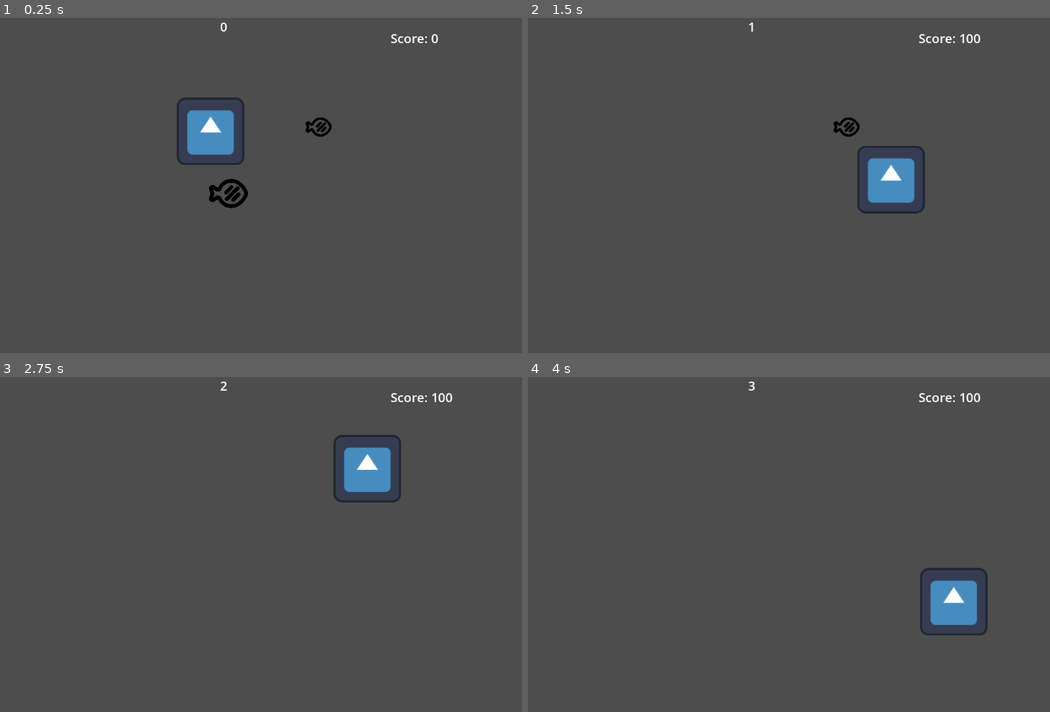
Above: before the commit, frames 1-4 (two rows, left to right).
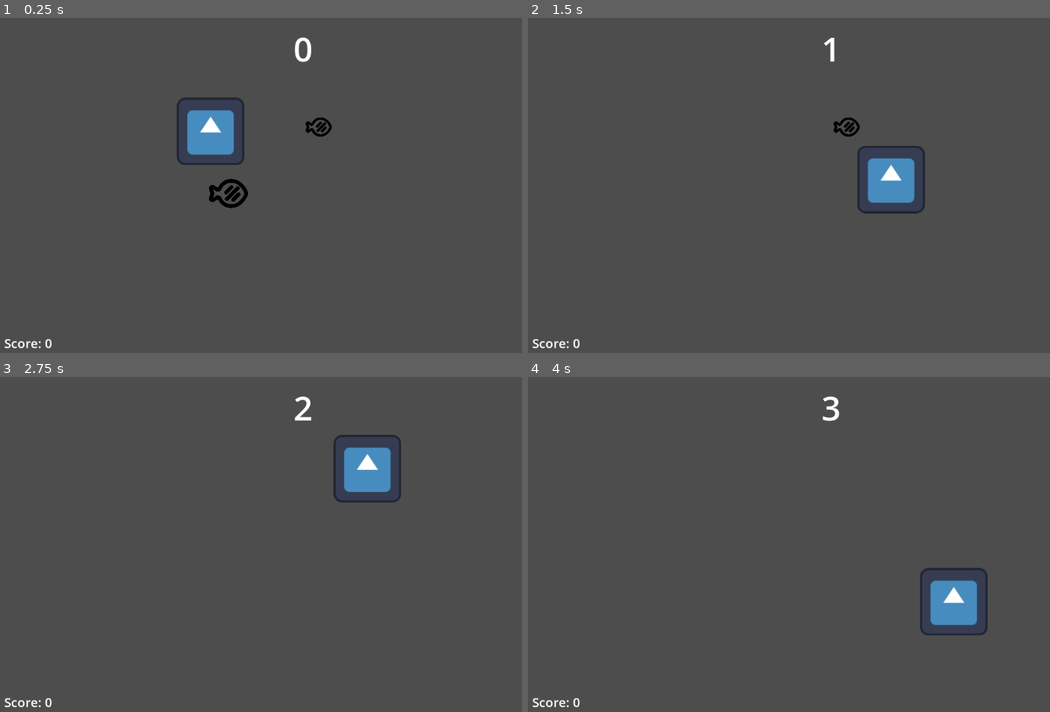
Above: after the commit, the same moments.

Repository: bryanjhdang/gmtk2024
Game: Godot game, scene res://scenes/sandbox.tscn
Same seed, same stepped clock (60 frames per second), same inputs: the game is played once before the commit and once after it. The engine's default icon, where the game draws it, is replaced by a stand-in: a white triangle on a blue panel in a dark square.
Inputs (mouse positions are in pixels of both pictures, inside the frame that each line leads up to):
- Up to frame 1 (0.25 s): no input
- Up to frame 2 (1.5 s): move the mouse to (966, 168) at 0.52 s; tap Q (dash) at 0.6 s; move the mouse to (710, 202) at 1.27 s; click (710, 202) at 1.35 s
- Up to frame 3 (2.75 s): move the mouse to (365, 470) at 2.02 s; tap Q (dash) at 2.1 s
- Up to frame 4 (4 s): move the mouse to (799, 614) at 2.77 s; click (799, 614) at 2.85 s; move the mouse to (1013, 598) at 3.52 s; tap Q (dash) at 3.6 s

The runs differ from the first frame. In frame 1, 0.4% of the frame differs, in the area x 0-84%, y 1-99%; in frame 2, 0.3%; in frame 3, 0.4%; in frame 4, 0.4%, in the area x 0-87%, y 1-99%.

Commit message:
added hud layer

Diff:
--- a/project.godot
+++ b/project.godot
@@ -12,7 +12,7 @@
 
 config/name="gmtk2024"
 run/main_scene="res://scenes/sandbox.tscn"
-config/features=PackedStringArray("4.2", "GL Compatibility")
+config/features=PackedStringArray("4.3", "GL Compatibility")
 config/icon="res://assets/icon.svg"
 
 [dotnet]
@@ -28,17 +28,17 @@
 }
 dash={
 "deadzone": 0.5,
-"events": [Object(InputEventKey,"resource_local_to_scene":fa …(169 unchanged characters)… _keycode":81,"key_label":0,"unicode":0,"echo":false,"script":null)
+"events": [Object(InputEventKey,"resource_local_to_scene":fa …(169 unchanged characters)… _keycode":81,"key_label":0,"unicode":0,"location":0,"echo":false,"script":null)
 ]
 }
 chomp={
 "deadzone": 0.5,
-"events": [Object(InputEventKey,"resource_local_to_scene":fa …(169 unchanged characters)… _keycode":87,"key_label":0,"unicode":0,"echo":false,"script":null)
+"events": [Object(InputEventKey,"resource_local_to_scene":fa …(169 unchanged characters)… _keycode":87,"key_label":0,"unicode":0,"location":0,"echo":false,"script":null)
 ]
 }
 frenzy={
 "deadzone": 0.5,
-"events": [Object(InputEventKey,"resource_local_to_scene":fa …(169 unchanged characters)… _keycode":69,"key_label":0,"unicode":0,"echo":false,"script":null)
+"events": [Object(InputEventKey,"resource_local_to_scene":fa …(169 unchanged characters)… _keycode":69,"key_label":0,"unicode":0,"location":0,"echo":false,"script":null)
 ]
 }
 
--- a/scenes/game_manager.gd
+++ b/scenes/game_manager.gd
@@ -2,7 +2,7 @@
 
 var score: float = 100
 
-@onready var score_label = %scoreLabel  # Adjust path as needed
+@onready var score_label = %scoreLabel
 
 
 func add_point(amount: float):
--- /dev/null
+++ b/scenes/hud.tscn
@@ -0,0 +1,28 @@
+[gd_scene load_steps=3 format=3 uid="uid://clroduu7vi62r"]
+
+[ext_resource type="Script" path="res://scripts/timer_label.gd" id="1_fr2vy"]
+[ext_resource type="Script" path="res://scripts/score_label.gd" id="2_ggveb"]
+
+[node name="Hud" type="Node2D"]
+
+[node name="CanvasLayer" type="CanvasLayer" parent="."]
+
+[node name="timerLabel" type="Label" parent="CanvasLayer"]
+offset_left = 520.0
+offset_right = 630.0
+offset_bottom = 124.0
+theme_override_font_sizes/font_size = 64
+text = "00"
+horizontal_alignment = 1
+vertical_alignment = 1
+script = ExtResource("1_fr2vy")
+
+[node name="scoreLabel" type="Label" parent="CanvasLayer"]
+unique_name_in_owner = true
+offset_left = 8.0
+offset_top = 604.0
+offset_right = 70.0
+offset_bottom = 638.0
+theme_override_font_sizes/font_size = 24
+text = "score"
+script = ExtResource("2_ggveb")
--- a/scenes/sandbox.tscn
+++ b/scenes/sandbox.tscn
@@ -1,11 +1,10 @@
-[gd_scene load_steps=7 format=3 uid="uid://bd1y1mjb4waxu"]
+[gd_scene load_steps=6 format=3 uid="uid://bd1y1mjb4waxu"]
 
 [ext_resource type="Script" path="res://scenes/game_manager.gd" id="1_kft4r"]
 [ext_resource type="PackedScene" uid="uid://dobfx4bhn6edj" path="res://characters/player/player.tscn" id="1_oa5yd"]
 [ext_resource type="PackedScene" uid="uid://cstbqkds6d5hl" path="res://characters/fish/baby_fish.tscn" id="2_e1r8k"]
 [ext_resource type="PackedScene" uid="uid://cbsal0wiyon0b" path="res://characters/fish/small_fish.tscn" id="4_mw18f"]
-[ext_resource type="Script" path="res://scripts/timer_label.gd" id="5_fh6ij"]
-[ext_resource type="Script" path="res://scripts/score_label.gd" id="6_upw4n"]
+[ext_resource type="PackedScene" uid="uid://clroduu7vi62r" path="res://scenes/hud.tscn" id="5_f2q30"]
 
 [node name="TestingPlayground" type="Node2D"]
 
@@ -24,21 +23,5 @@
 position = Vector2(433, 337)
 value = 0.0
 
-[node name="timerLabel" type="Label" parent="."]
-offset_left = 417.0
-offset_top = 4.0
-offset_right = 623.0
-offset_bottom = 63.0
-theme_override_font_sizes/font_size = 24
-text = "timer"
-script = ExtResource("5_fh6ij")
-
-[node name="scoreLabel" type="Label" parent="."]
-unique_name_in_owner = true
-offset_left = 740.0
-offset_top = 26.0
-offset_right = 782.0
-offset_bottom = 49.0
-theme_override_font_sizes/font_size = 24
-text = "score"
-script = ExtResource("6_upw4n")
+[node name="Hud" parent="." instance=ExtResource("5_f2q30")]
+position = Vector2(8, -4)
